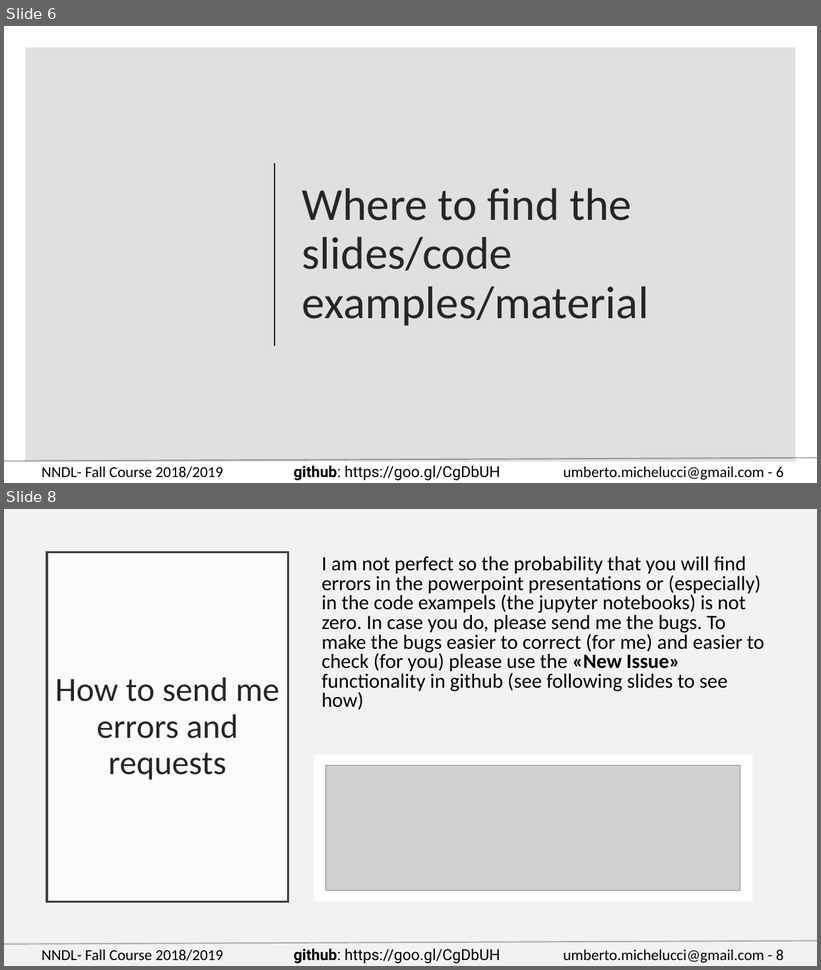
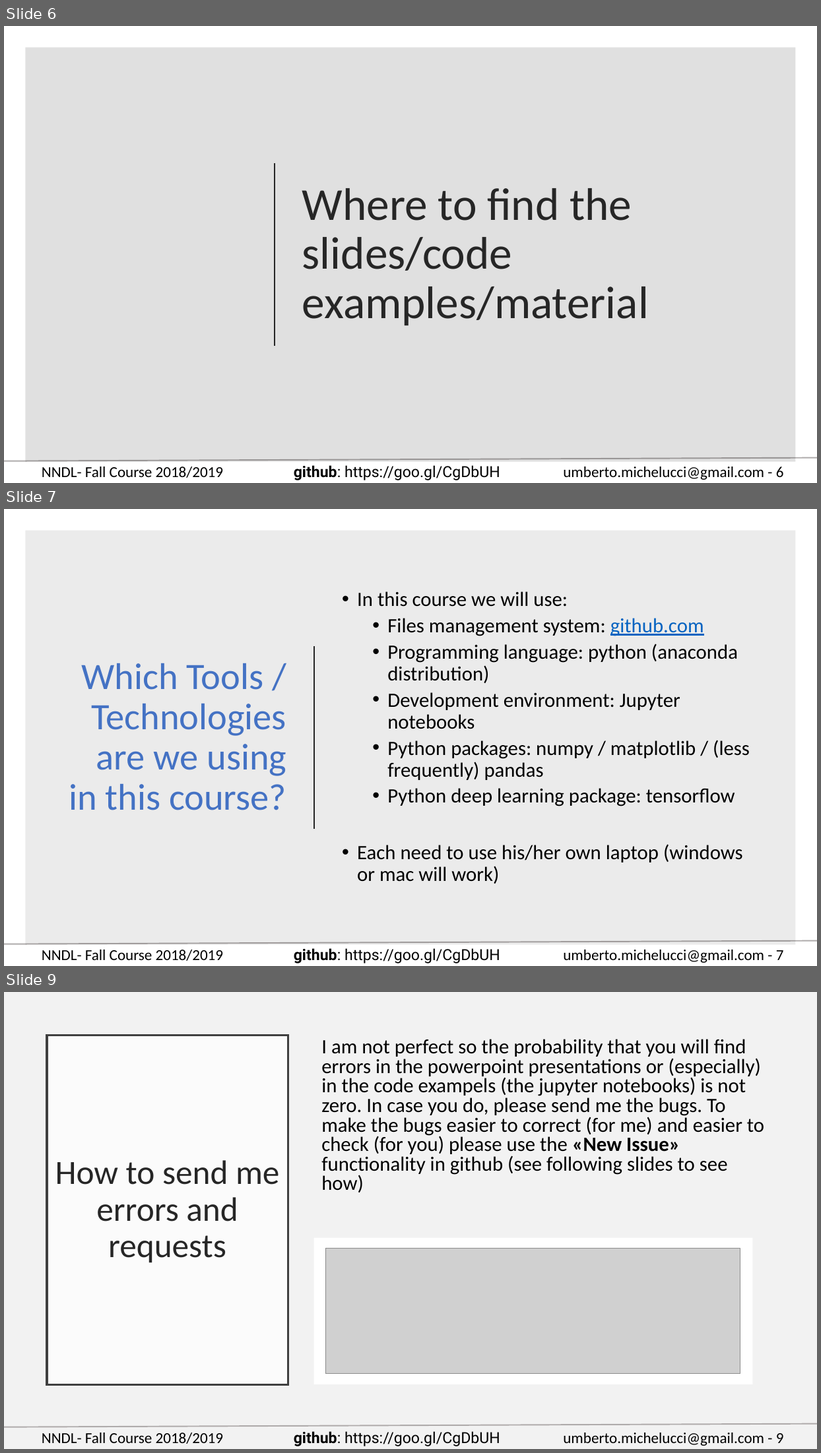
Before and after one commit to toelt-llc/COURSE-zhaw-dlcourse-spring2019, a slide deck: Week 1 - Mathematic introduction/NNDL - Fall 18 Week 1 - Administration and basics.pptx. Shown one above the other, each under a label of ours: slides 6 and 8 before the commit, slides 6, 7 and 9 after it; the slides between them are not shown. The pictures are 821x970 and 821x1453 pixels, drawn with LibreOffice and Linux fonts; fonts in the diff are those of the drawing; grey boxes stand for pictures. Boxes give left, top, right and bottom in pixels: in the first picture for what was removed or moved away, otherwise in the second. Text is boxed around its words. In the diff, an @@ line names an element or a change of style, - is before the commit and + after.

```diff
--- a/Week 1 - Mathematic introduction/NNDL - Fall 18 Week 1 - Administration and basics.pptx
+++ b/Week 1 - Mathematic introduction/NNDL - Fall 18 Week 1 - Administration and basics.pptx
@@ slide 7 added at (4,509,817,966), background #FFFFFF; not listed: 4 template elements that a slide beside it also shows @@
@@ rectangle added at (25,530,796,945), fill #000000 at 8% opacity @@
@@ text added at (357,591,750,884), 24 pt, text #000000 @@
+• In this course we will use:
+  • Files management system: github.com
+  • Programming language: python (anaconda distribution)
+  • Development environment: Jupyter notebooks
+  • Python packages: numpy / matplotlib / (less frequently) pandas
+  • Python deep learning package: tensorflow
+• Each need to use his/her own laptop (windows or mac will work)
@@ line added from (314, 646) to (314, 829), #262626 1.5 pt @@
@@ title added at (69,663,286,811), 44 pt, text #4472C4 @@
+Which Tools / Technologies are we using in this course?
@@ what was slide 8 is now slide 9 @@
@@ text at (563,1433,784,1446): text changed @@
-umberto.michelucci@gmail.com - 8
+umberto.michelucci@gmail.com - 9
```
Also in this commit, not shown: 2 slides changed.
